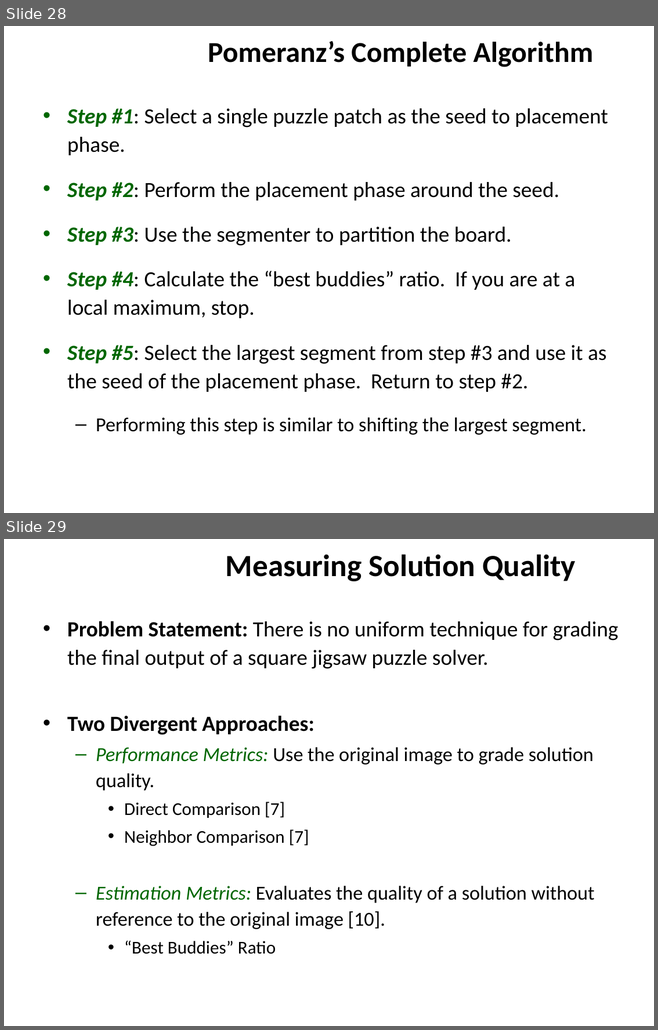
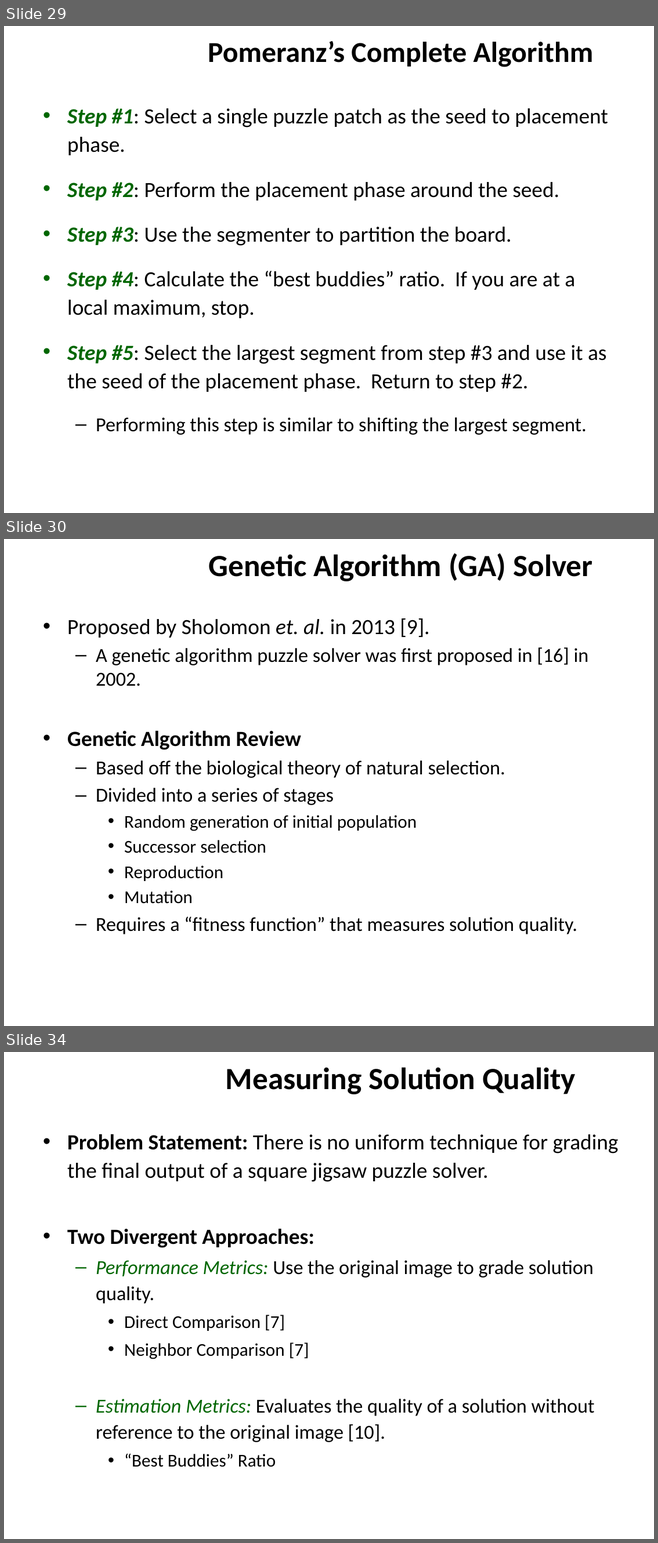
Before and after one commit to ZaydH/sjsu_thesis, a slide deck: Papers/Zayd_Hammoudeh_-_Square_Jigsaw_Puzzle_Problem_Literature_Review.pptx. Shown one above the other, each under a label of ours: slides 28 and 29 before the commit, slides 29, 30 and 34 after it; the slides between them are not shown. The pictures are 658x1030 and 658x1543 pixels, drawn with LibreOffice and Linux fonts; fonts in the diff are those of the drawing; background and template pictures are left out. Boxes give left, top, right and bottom in pixels: in the first picture for what was removed or moved away, otherwise in the second. Text is boxed around its words. In the diff, an @@ line names an element or a change of style, - is before the commit and + after.

Commit message:
Adding more references. Updating the literature review with the genetic algorithm paper. Adding more papers.

```diff
--- a/Papers/Zayd_Hammoudeh_-_Square_Jigsaw_Puzzle_Problem_Literature_Review.pptx
+++ b/Papers/Zayd_Hammoudeh_-_Square_Jigsaw_Puzzle_Problem_Literature_Review.pptx
@@ slide 30 added at (x1=4, y1=539, x2=654, y2=1026), background #FFFFFF @@
@@ title added at (x1=208, y1=553, x2=592, y2=581), 34.2 pt, text #000000, bold @@
+Genetic Algorithm (GA) Solver
@@ text added at (x1=67, y1=618, x2=589, y2=935), 22 pt, text #000000 @@
+• Proposed by Sholomon et. al. in 2013 [9].
+  – A genetic algorithm puzzle solver was first proposed in [16] in 2002.
+• Genetic Algorithm Review
+  – Based off the biological theory of natural selection.
+  – Divided into a series of stages
+    • Random generation of initial population
+    • Successor selection
+    • Reproduction
+    • Mutation
+  – Requires a “fitness function” that measures solution quality.
@@ what was slide 28 is now slide 29 @@
@@ what was slide 29 is now slide 34 @@
```
Also in this commit, not shown: 3 slides changed, 7 other slides added, 3 other files.
